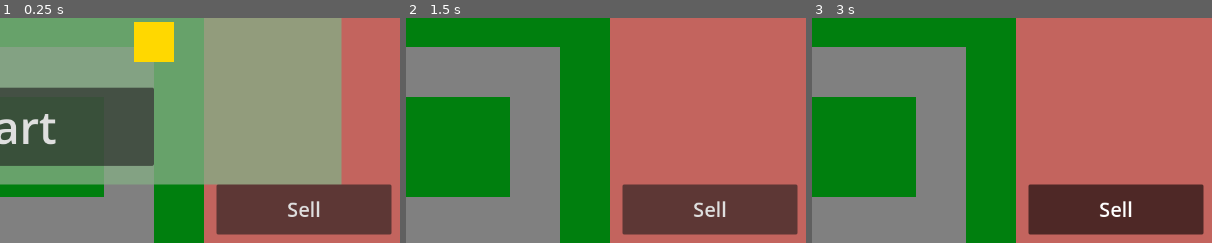
Above: before the commit, frames 1-3 (left to right).
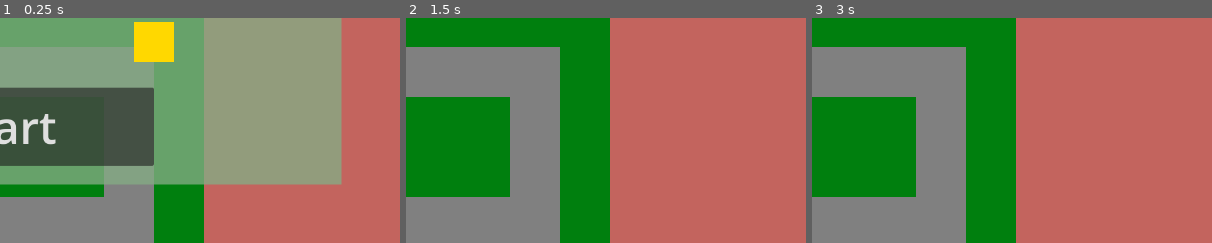
Above: after the commit, the same moments.

Repository: phrasmotica/godot-tower-defence
Game: Godot game, scene res://scenes/game.tscn
Same seed, same stepped clock (60 frames per second), same inputs: the game is played once before the commit and once after it.
Inputs (mouse positions are % of the whole screen's width and height, from its top left):
- Up to frame 1 (0.25 s): no input
- Up to frame 2 (1.5 s): click "Start" at 0.5 s; click (80, 25) at 1.25 s
- Up to frame 3 (3 s): click (88, 92) at 2 s, where only the run before the commit has a clickable "Sell"; tap Enter (ui_accept) at 2.75 s; hold U (tower_upgrade) from 2.78 s (still down); tap 1 (tower_1) at 2.85 s; click (88, 92) at 2.92 s
The pictures show only the part of the screen within x 50-100%, y 49-99%; the shares and areas given below are measured in that part.

The runs differ from the first frame. In frame 1, 10% of the frame differs, in the area x 54-98%, y 73-97%; in frame 2, 10%; in frame 3, 10%.

Commit message:
Only show sell button if a tower is selected

Diff:
--- a/scenes/game.tscn
+++ b/scenes/game.tscn
@@ -219,7 +219,9 @@
 [connection signal="lives_depleted" from="Managers/LivesManager" to="UICanvas/GameOver" method="_on_lives_manager_lives_depleted"]
 [connection signal="enemy_died" from="Enemies/PathWaypoints" to="Managers/BankManager" method="_on_path_waypoints_enemy_died"]
 [connection signal="enemy_reached_end" from="Enemies/PathWaypoints" to="Managers/LivesManager" method="_on_path_waypoints_enemy_reached_end"]
+[connection signal="tower_deselected" from="Towers" to="UICanvas/GameUI" method="_on_towers_tower_deselected"]
 [connection signal="tower_placed" from="Towers" to="Managers/BankManager" method="_on_towers_tower_placed"]
+[connection signal="tower_selected" from="Towers" to="UICanvas/GameUI" method="_on_towers_tower_selected"]
 [connection signal="tower_upgrade_start" from="Towers" to="Managers/BankManager" method="_on_towers_tower_upgrade_start"]
 [connection signal="start" from="UICanvas/StartGame" to="Managers/WavesManager" method="_on_start_game_start"]
 [connection signal="start" from="UICanvas/StartGame" to="Towers" method="_on_start_game_start"]
--- a/scripts/game_ui.gd
+++ b/scripts/game_ui.gd
@@ -2,10 +2,13 @@
 
 @onready var money_amount = $ColorRect/MoneyLabel/Amount
 @onready var lives_amount = $ColorRect/LivesLabel/Amount
+@onready var sell_button = $ColorRect/SellButton
 
 signal buy_gun_tower_button
 signal sell_selected_tower
 
+func _ready():
+	sell_button.hide()
 
 func _on_gun_tower_button_pressed():
 	print("Buying gun tower from UI")
@@ -24,3 +27,9 @@
 	print("Selling selected tower")
 
 	sell_selected_tower.emit()
+
+func _on_towers_tower_selected(_tower:Tower):
+	sell_button.show()
+
+func _on_towers_tower_deselected():
+	sell_button.hide()
--- a/scripts/tower_manager.gd
+++ b/scripts/tower_manager.gd
@@ -111,6 +111,7 @@
 
 	selected_tower = null
 
+	tower_deselected.emit()
 	tower_sold.emit()
 
 func _on_new_tower_placed(tower: Tower):
